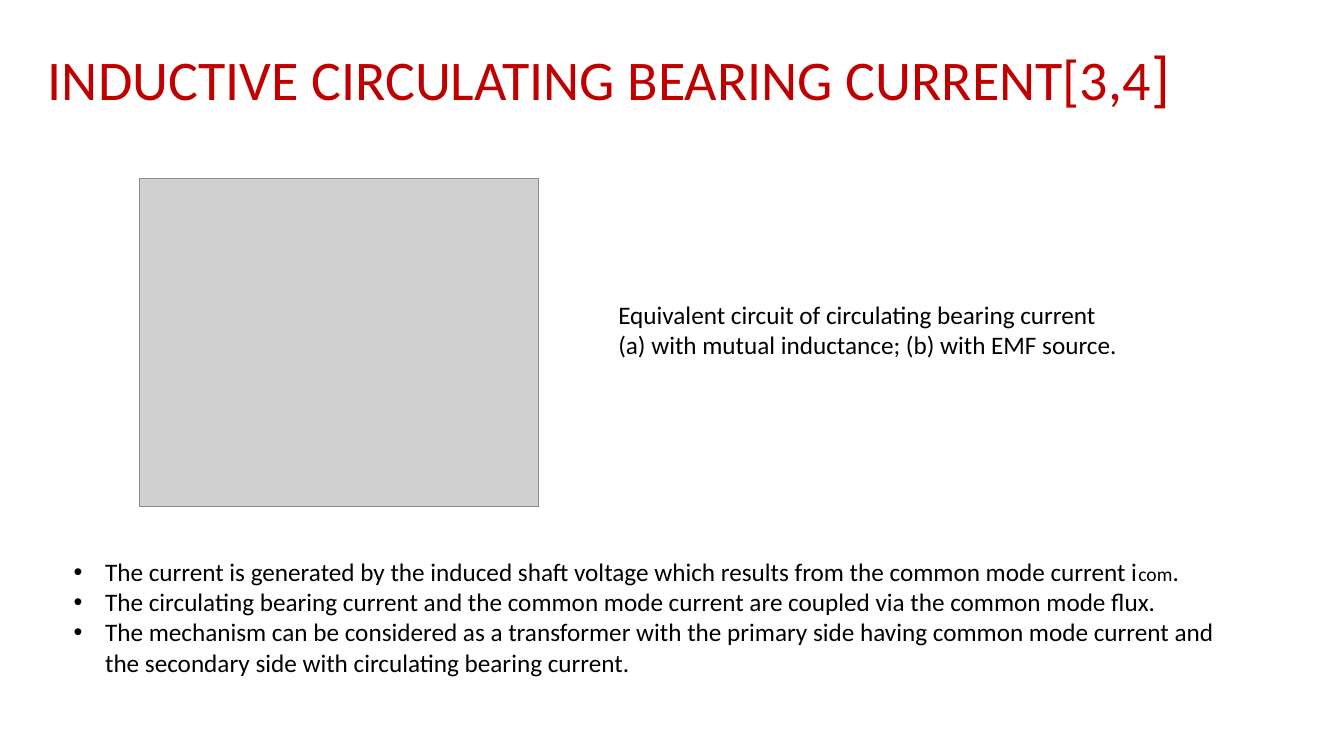
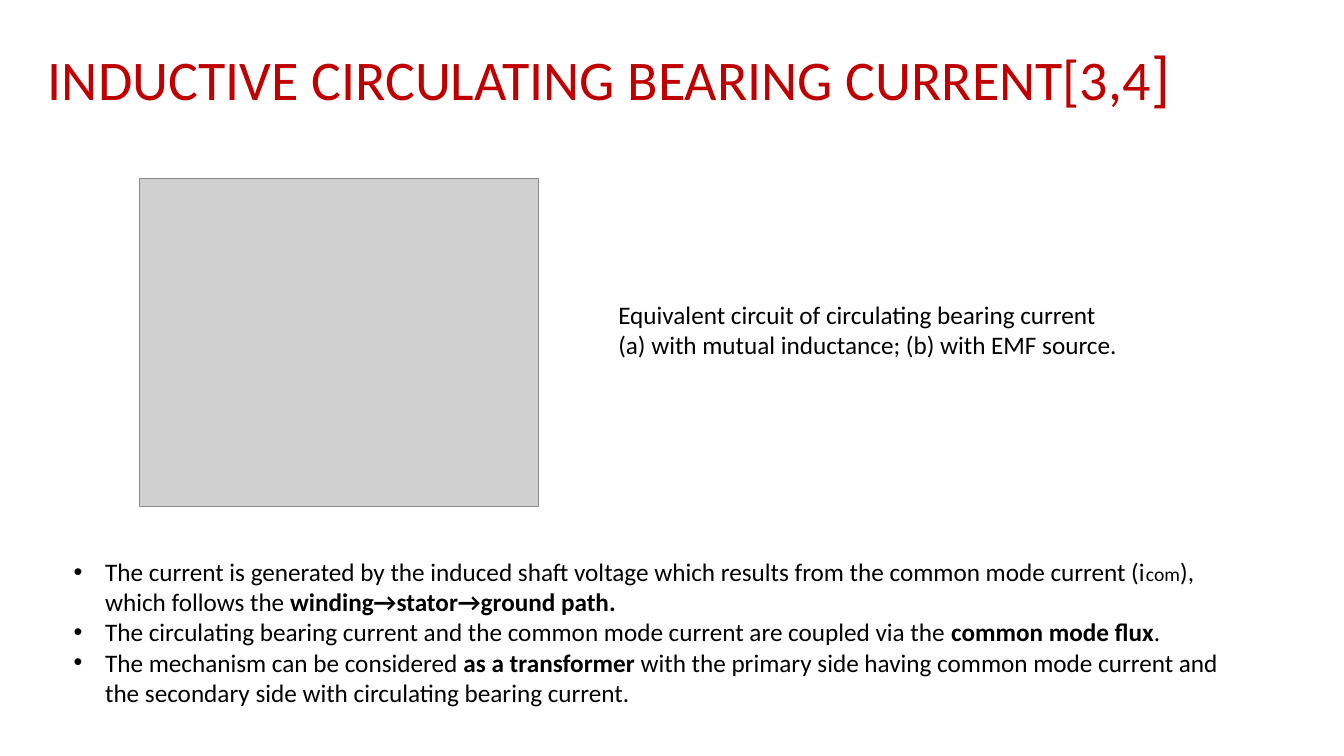
Before and after one commit to EnesAyaz/KTH, a slide deck: slide 10 of Weekly-Reports/BearingCurrentsSourceAndMitigations.pptx. Drawn at 1344x756 pixels with LibreOffice and Linux fonts; fonts in the diff are those of the drawing; grey boxes stand for pictures. Boxes give left, top, right and bottom in pixels: in the first picture for what was removed or moved away, otherwise in the second. Text is boxed around its words. In the diff, an @@ line names an element or a change of style, - is before the commit and + after.

```diff
--- a/Weekly-Reports/BearingCurrentsSourceAndMitigations.pptx
+++ b/Weekly-Reports/BearingCurrentsSourceAndMitigations.pptx
@@ text at (105, 563, 1126, 616): text changed @@
-• The current is generated by the induced shaft voltage which results from the common mode current icom.
+• The current is generated by the induced shaft voltage which results from the common mode current (icom), which follows the winding→stator→ground path.
@@ text at (105, 623, 1218, 707): bold on in "common mode flux.", "as a transformer" @@
```
Also in this commit, not shown: 10 other slides changed, 1 other file.
